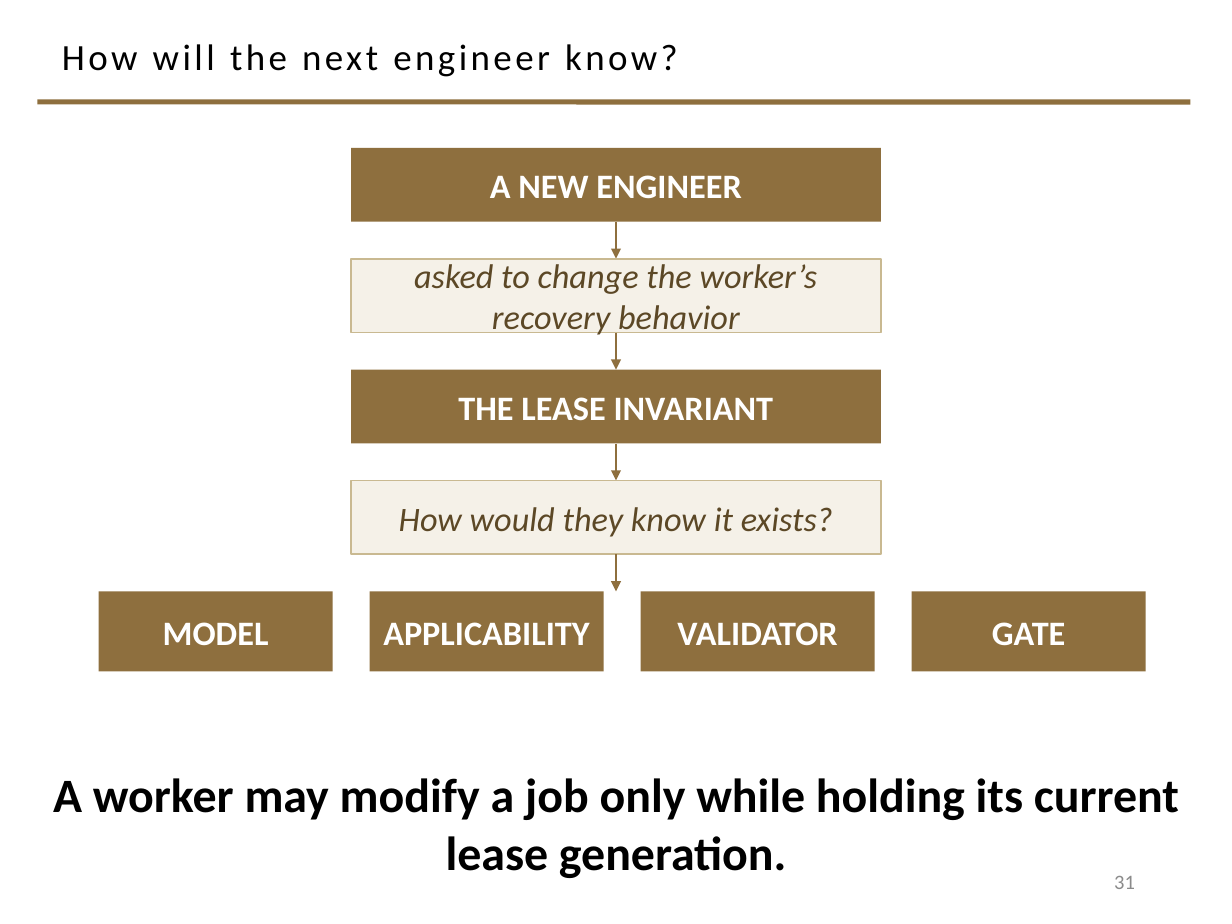
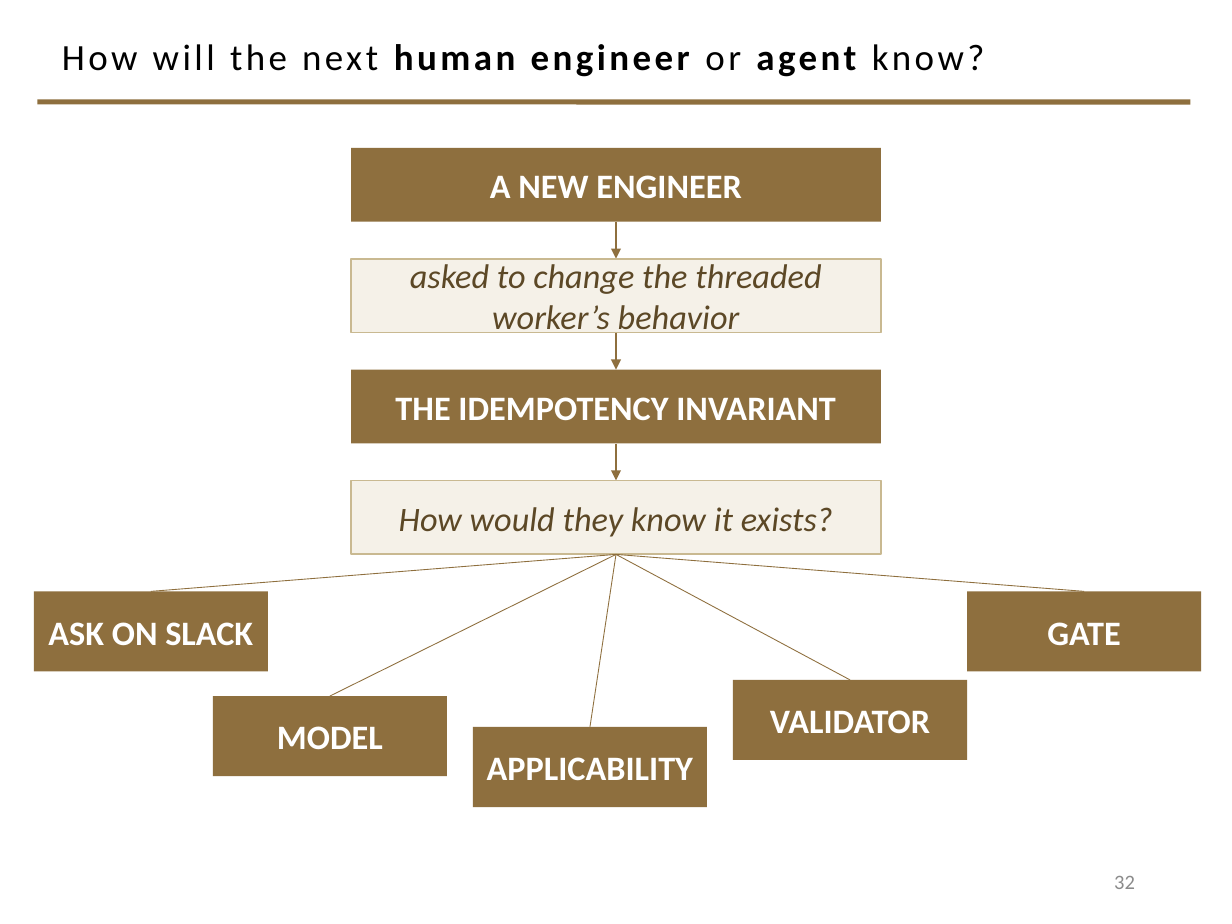
Before and after one commit to davisjam/model-based-agentic-software-engineering, a slide deck: slide 32 of course/lectures/act-2-delegation-and-control/04-failure-aware-engineering/2-4-Failure-Aware-Engineering.pptx (slide 31 before the commit). Drawn at 1232x924 pixels with LibreOffice and Linux fonts; fonts in the diff are those of the drawing; background and template pictures are left out. Boxes give left, top, right and bottom in pixels: in the first picture for what was removed or moved away, otherwise in the second. Text is boxed around its words. In the diff, an @@ line names an element or a change of style, - is before the commit and + after.

```diff
--- a/course/lectures/act-2-delegation-and-control/04-failure-aware-engineering/2-4-Failure-Aware-Engineering.pptx
+++ b/course/lectures/act-2-delegation-and-control/04-failure-aware-engineering/2-4-Failure-Aware-Engineering.pptx
@@ title at <box>62,44,985,77</box>: text changed @@
-How will the next engineer know?
+How will the next human engineer or agent know?
@@ text in rectangle at <box>410,264,821,333</box>: text changed @@
-asked to change the worker’s recovery behavior
+asked to change the threaded worker’s behavior
@@ text in rectangle at <box>395,397,836,420</box>: text changed @@
-THE LEASE INVARIANT
+THE IDEMPOTENCY INVARIANT
@@ line added from (152, 591) to (616, 554), #8E6F3E 0.5 pt @@
@@ line added from (330, 696) to (616, 554), #8E6F3E 0.5 pt @@
@@ line added from (590, 727) to (616, 554), #8E6F3E 0.5 pt @@
@@ arrow removed from (616, 554) to (616, 591) @@
@@ line added from (850, 680) to (616, 554), #8E6F3E 0.5 pt @@
@@ line added from (1084, 591) to (616, 554), #8E6F3E 0.5 pt @@
@@ rectangle added at <box>34,591,269,671</box>, fill #8E6F3E, 20 pt, text #FFFFFF, bold @@
+ASK ON SLACK
@@ rectangle "GATE": place and size @@
-rectangle "GATE" at <box>912,591,1146,671</box>
+rectangle "GATE" at <box>967,591,1201,671</box>
@@ rectangle "VALIDATOR": place and size @@
-rectangle "VALIDATOR" at <box>641,591,875,671</box>
+rectangle "VALIDATOR" at <box>733,680,967,760</box>
@@ rectangle "MODEL": place and size @@
-rectangle "MODEL" at <box>99,591,333,671</box>
+rectangle "MODEL" at <box>213,696,447,776</box>
@@ rectangle "APPLICABILITY": place and size @@
-rectangle "APPLICABILITY" at <box>370,591,604,671</box>
+rectangle "APPLICABILITY" at <box>473,727,707,807</box>
@@ text removed at <box>53,778,1179,878</box> @@
-A worker may modify a job only while holding its current lease generation.
@@ page number at <box>1114,876,1135,889</box>: text changed @@
-31
+32
```
Also in this commit, not shown: 14 other slides changed, 2 slides added, 2 slides removed.
